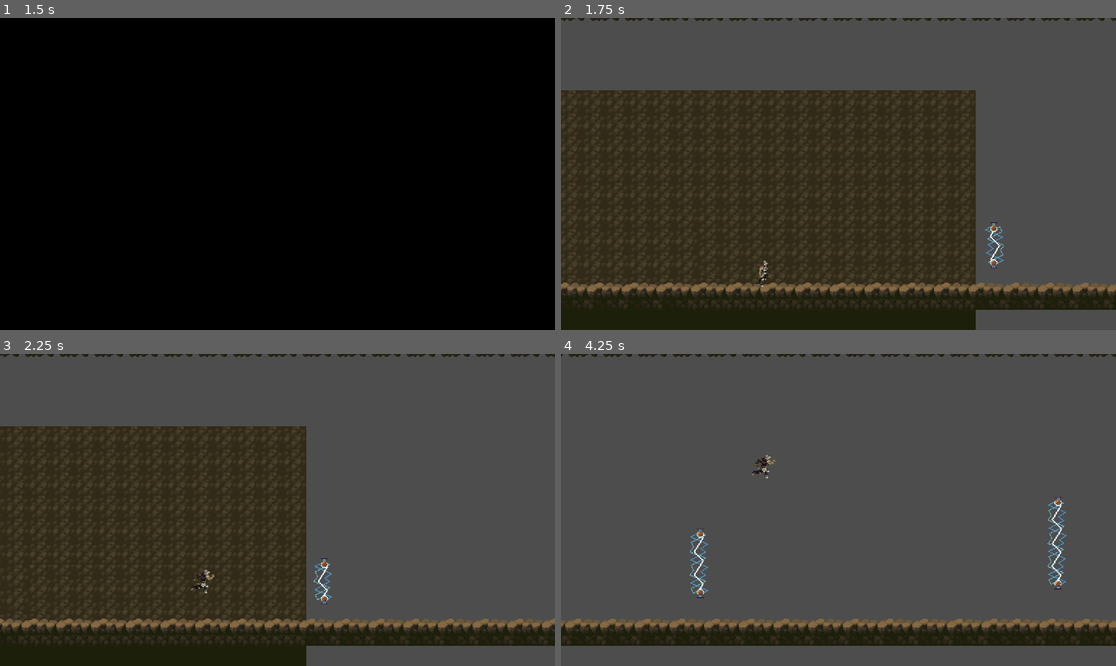
Above: before the commit, frames 1-4 (two rows, left to right).
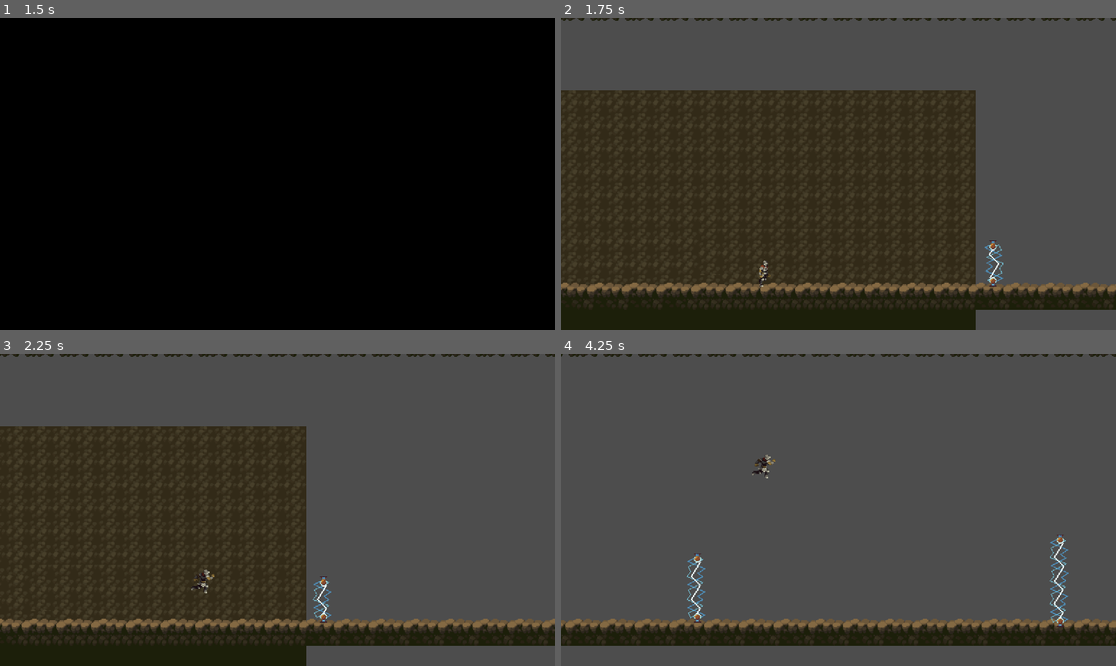
Above: after the commit, the same moments.

Repository: Crambeary/20GC_2_JetpackJoyride
Game: Godot game, scene res://assets/scenes/main_menu.tscn
The game is run twice, just before and just after one commit, with the same random seed, the same clock (stepped at 60 frames per second) and the same inputs.
Inputs (mouse positions are in pixels of both pictures, inside the frame that each line leads up to):
- Up to frame 1 (1.5 s): click "start" at 0.5 s; click "start" at 1.25 s
- Up to frame 2 (1.75 s): no input
- Up to frame 3 (2.25 s): move the mouse to (399, 494) at 2.02 s; hold Space (jet) from 2.03 s (still down); click (399, 494) at 2.17 s
- Up to frame 4 (4.25 s): move the mouse to (727, 525) at 2.77 s; release Space (jet) at 2.78 s; tap Space (jet) at 2.85 s; click (727, 525) at 2.92 s; move the mouse to (894, 441) at 3.52 s; hold Space (jet) from 3.53 s (still down); click (894, 441) at 3.67 s

Frame 1 is identical in both runs. In frame 2, 0.3% of the frame differs, in the area x 76-80%, y 65-87%; in frame 3, 0.3%; in frame 4, 1.0%, in the area x 22-92%, y 45-88%.

Commit message:
obstacles emit on player hit

Diff:
--- a/assets/scenes/game.tscn
+++ b/assets/scenes/game.tscn
@@ -1,6 +1,7 @@
-[gd_scene load_steps=13 format=3 uid="uid://be1dqmtf5iy3b"]
+[gd_scene load_steps=14 format=3 uid="uid://be1dqmtf5iy3b"]
 
 [ext_resource type="Texture2D" uid="uid://dprd4wtat3ufl" path="res://assets/sprites/Tiles.png" id="1_0my2j"]
+[ext_resource type="Script" path="res://assets/scripts/game.gd" id="1_ejyuu"]
 [ext_resource type="PackedScene" uid="uid://gu852a35pbo5" path="res://assets/scenes/player.tscn" id="2_lma7q"]
 [ext_resource type="Texture2D" uid="uid://bc4vibtbv1v2d" path="res://assets/sprites/Buildings.png" id="3_w1gvw"]
 [ext_resource type="PackedScene" uid="uid://kyssh27th3ut" path="res://assets/scenes/lightning_small.tscn" id="5_8mxn7"]
@@ -865,6 +866,7 @@
 normal = Vector2(0, 1)
 
 [node name="Game" type="Node2D"]
+script = ExtResource("1_ejyuu")
 
 [node name="TileMap" type="TileMap" parent="."]
 tile_set = SubResource("TileSet_cgu06")
@@ -891,10 +893,10 @@
 shape = SubResource("WorldBoundaryShape2D_152m8")
 
 [node name="Lightning Small" parent="." instance=ExtResource("5_8mxn7")]
-position = Vector2(425, -57)
+position = Vector2(424, -32)
 
 [node name="Lightning Medium" parent="." instance=ExtResource("6_tjdpa")]
-position = Vector2(769, -82)
-
-[node name="Lightning Small2" parent="." instance=ExtResource("7_xe6ou")]
-position = Vector2(1264, -110)
+position = Vector2(765, -48)
+
+[node name="Lightning Long" parent="." instance=ExtResource("7_xe6ou")]
+position = Vector2(1267, -58)
--- a/assets/scenes/lightning_long.tscn
+++ b/assets/scenes/lightning_long.tscn
@@ -1,6 +1,7 @@
-[gd_scene load_steps=8 format=3 uid="uid://hojpv6yxwrib"]
+[gd_scene load_steps=9 format=3 uid="uid://hojpv6yxwrib"]
 
 [ext_resource type="Texture2D" uid="uid://cjkyvplbw38tq" path="res://assets/sprites/obstacles/Lightning Trap - Level 2 - Long.png" id="1_50p3t"]
+[ext_resource type="Script" path="res://assets/scenes/obstacle.gd" id="1_v58h8"]
 
 [sub_resource type="AtlasTexture" id="AtlasTexture_v0ke0"]
 atlas = ExtResource("1_50p3t")
@@ -42,6 +43,7 @@
 size = Vector2(30, 128)
 
 [node name="Lightning Small" type="Node2D"]
+script = ExtResource("1_v58h8")
 
 [node name="AnimatedSprite2D" type="AnimatedSprite2D" parent="."]
 sprite_frames = SubResource("SpriteFrames_2ey51")
@@ -51,5 +53,7 @@
 
 [node name="Area2D" type="Area2D" parent="."]
 
-[node name="CollisionShape2D" type="CollisionShape2D" parent="Area2D"]
+[node name="CollisionShape2D" type="CollisionShape2D" parent="Area2D" groups=["damage"]]
 shape = SubResource("RectangleShape2D_7yd2n")
+
+[connection signal="body_entered" from="Area2D" to="." method="_on_area_2d_body_entered"]
--- a/assets/scenes/lightning_medium.tscn
+++ b/assets/scenes/lightning_medium.tscn
@@ -1,5 +1,6 @@
-[gd_scene load_steps=8 format=3 uid="uid://bmiycrve0vvqh"]
+[gd_scene load_steps=9 format=3 uid="uid://bmiycrve0vvqh"]
 
+[ext_resource type="Script" path="res://assets/scenes/obstacle.gd" id="1_e4pho"]
 [ext_resource type="Texture2D" uid="uid://ds555tbnvu6aj" path="res://assets/sprites/obstacles/Lightning Trap - Level 2 - 4frame.png" id="1_v0jru"]
 
 [sub_resource type="AtlasTexture" id="AtlasTexture_fbvsd"]
@@ -42,6 +43,7 @@
 size = Vector2(30, 96)
 
 [node name="Lightning Medium" type="Node2D"]
+script = ExtResource("1_e4pho")
 
 [node name="AnimatedSprite2D" type="AnimatedSprite2D" parent="."]
 sprite_frames = SubResource("SpriteFrames_2ey51")
@@ -51,5 +53,7 @@
 
 [node name="Area2D" type="Area2D" parent="."]
 
-[node name="CollisionShape2D" type="CollisionShape2D" parent="Area2D"]
+[node name="CollisionShape2D" type="CollisionShape2D" parent="Area2D" groups=["damage"]]
 shape = SubResource("RectangleShape2D_7yd2n")
+
+[connection signal="body_entered" from="Area2D" to="." method="_on_area_2d_body_entered"]
--- a/assets/scenes/lightning_small.tscn
+++ b/assets/scenes/lightning_small.tscn
@@ -1,5 +1,6 @@
-[gd_scene load_steps=8 format=3 uid="uid://kyssh27th3ut"]
+[gd_scene load_steps=9 format=3 uid="uid://kyssh27th3ut"]
 
+[ext_resource type="Script" path="res://assets/scenes/obstacle.gd" id="1_cp5v7"]
 [ext_resource type="Texture2D" uid="uid://jt46borxcrmg" path="res://assets/sprites/obstacles/Lightning Trap - Level 2 - Small.png" id="1_hnngq"]
 
 [sub_resource type="AtlasTexture" id="AtlasTexture_txv00"]
@@ -42,6 +43,7 @@
 size = Vector2(30, 64)
 
 [node name="Lightning Small" type="Node2D"]
+script = ExtResource("1_cp5v7")
 
 [node name="AnimatedSprite2D" type="AnimatedSprite2D" parent="."]
 sprite_frames = SubResource("SpriteFrames_2ey51")
@@ -51,5 +53,7 @@
 
 [node name="Area2D" type="Area2D" parent="."]
 
-[node name="CollisionShape2D" type="CollisionShape2D" parent="Area2D"]
+[node name="CollisionShape2D" type="CollisionShape2D" parent="Area2D" groups=["damage"]]
 shape = SubResource("RectangleShape2D_7yd2n")
+
+[connection signal="body_entered" from="Area2D" to="." method="_on_area_2d_body_entered"]
--- /dev/null
+++ b/assets/scenes/obstacle.gd
@@ -0,0 +1,16 @@
+extends Node2D
+
+signal hit
+
+# Called when the node enters the scene tree for the first time.
+func _ready():
+	pass # Replace with function body.
+
+
+# Called every frame. 'delta' is the elapsed time since the previous frame.
+func _process(delta):
+	pass
+
+func _on_area_2d_body_entered(body):
+	if body.name == "Player":
+		emit_signal("hit")
--- /dev/null
+++ b/assets/scripts/game.gd
@@ -0,0 +1,18 @@
+extends Node2D
+@onready var player = $Player
+
+
+# Called when the node enters the scene tree for the first time.
+func _ready():
+	player.hit.connect(_hit)
+	$"Lightning Medium".connect("hit", _hit)
+	$"Lightning Small".connect("hit", _hit)
+	$"Lightning Long".connect("hit", _hit)
+
+# Called every frame. 'delta' is the elapsed time since the previous frame.
+func _process(delta):
+	pass
+
+func _hit():
+	print("Hit")
+	pass
--- a/assets/scripts/player.gd
+++ b/assets/scripts/player.gd
@@ -4,6 +4,8 @@
 
 const SPEED = 300.0
 const JET_ACCELERATION = -50.0
+
+signal hit
 
 # Get the gravity from the project settings to be synced with RigidBody nodes.
 var gravity = ProjectSettings.get_setting("physics/2d/default_gravity")
